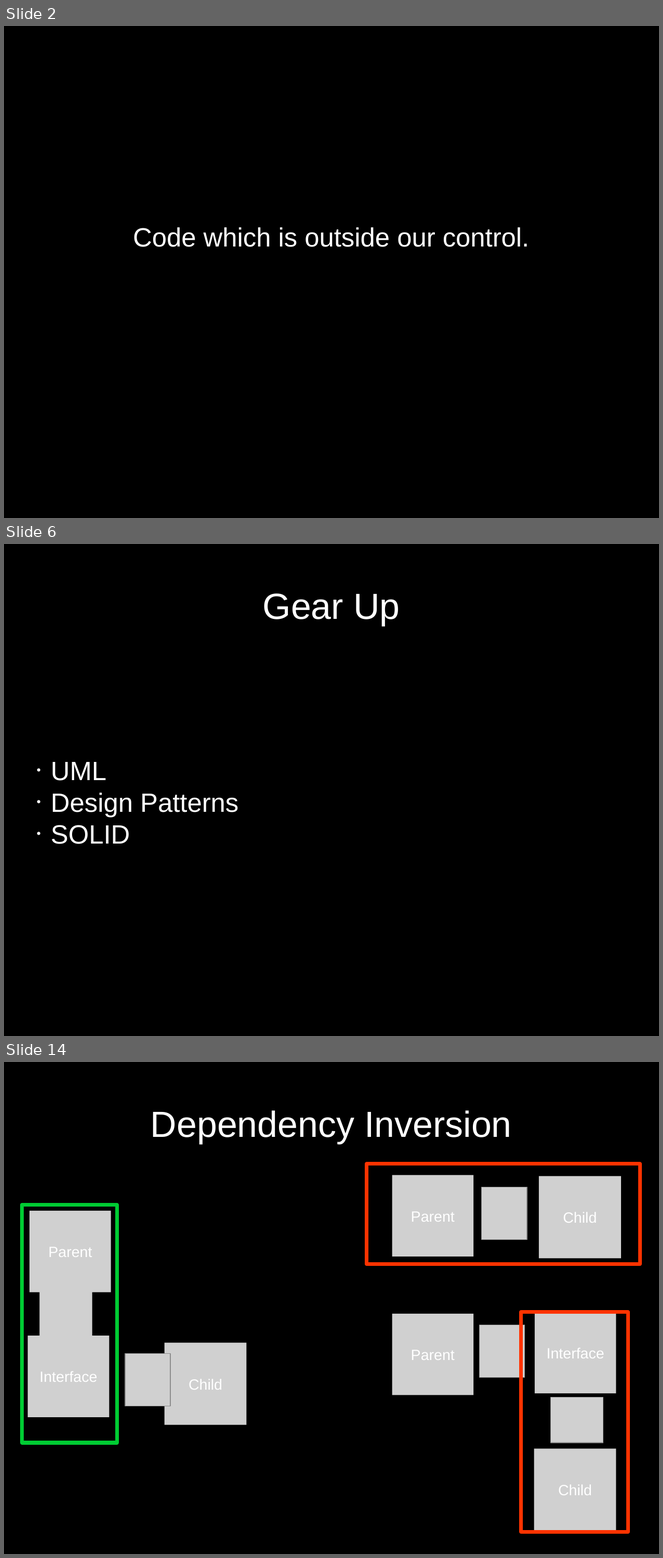
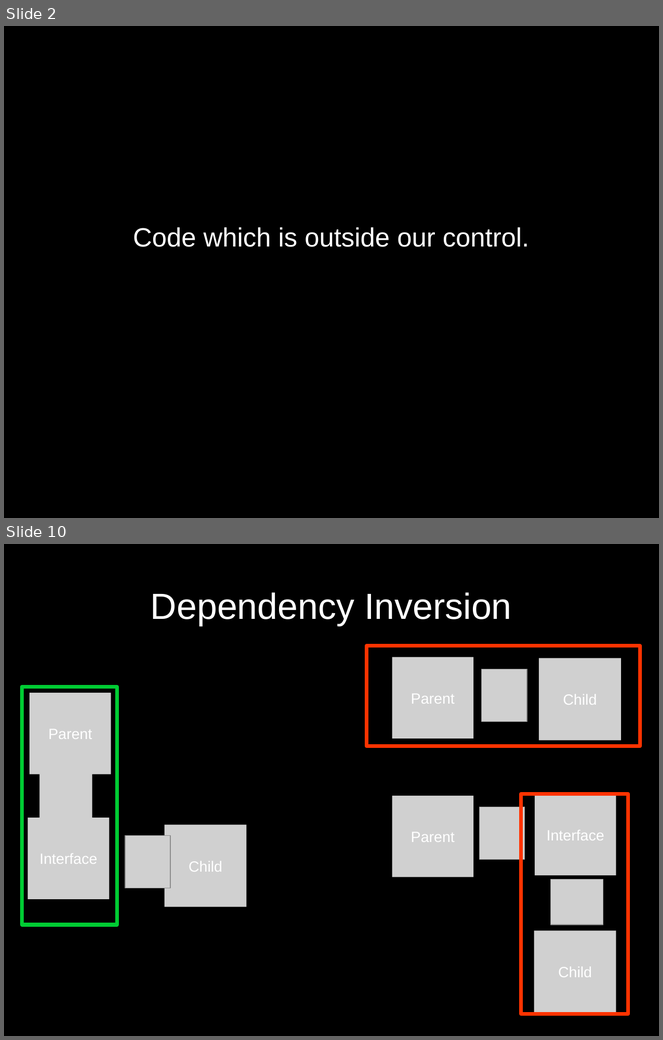
Before and after one commit to ChrisLynch42/presentations, a slide deck: codepalousa/legacy_code/coudepalousa.odp. Shown one above the other, each under a label of ours: slides 2, 6 and 14 before the commit, slides 2 and 10 after it; the slides between them are not shown. The pictures are 663x1558 and 663x1040 pixels, drawn with LibreOffice and Linux fonts; fonts in the diff are those of the drawing; grey boxes stand for pictures. Boxes give left, top, right and bottom in pixels: in the first picture for what was removed or moved away, otherwise in the second. Text is boxed around its words. In the diff, an @@ line names an element or a change of style, - is before the commit and + after.

```diff
--- a/codepalousa/legacy_code/coudepalousa.odp
+++ b/codepalousa/legacy_code/coudepalousa.odp
@@ slide 6 removed at (4, 544, 659, 1036), background #000000 @@
@@ title removed at (263, 593, 400, 626) @@
-Gear Up
@@ subtitle removed at (51, 762, 239, 844) @@
-• UML
-• Design Patterns
-• SOLID
@@ what was slide 14 is now slide 10 @@
```
Also in this commit, not shown: 7 slides changed, 3 slides added, 7 other slides removed.
